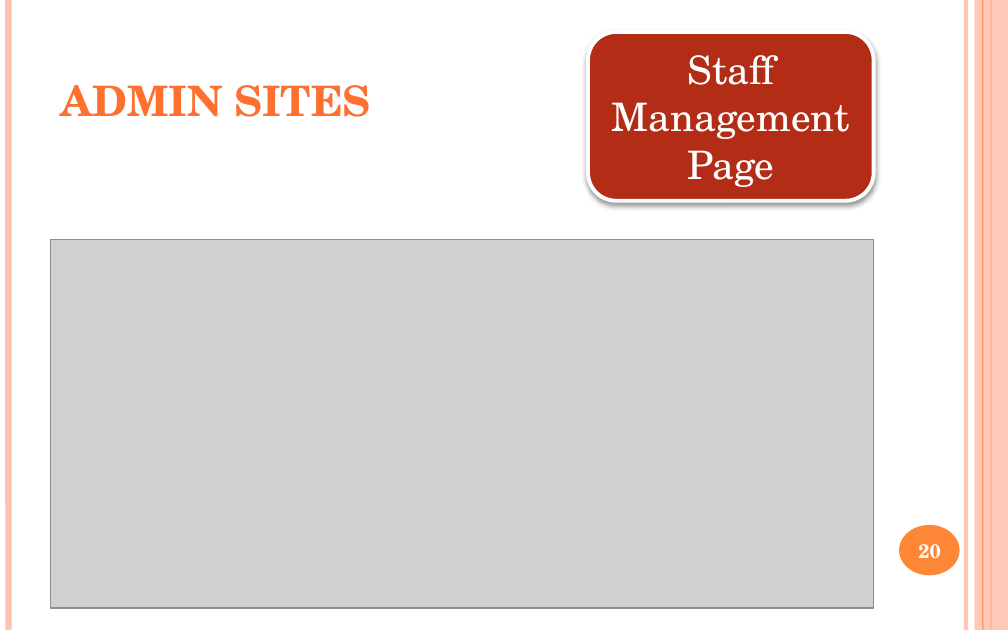
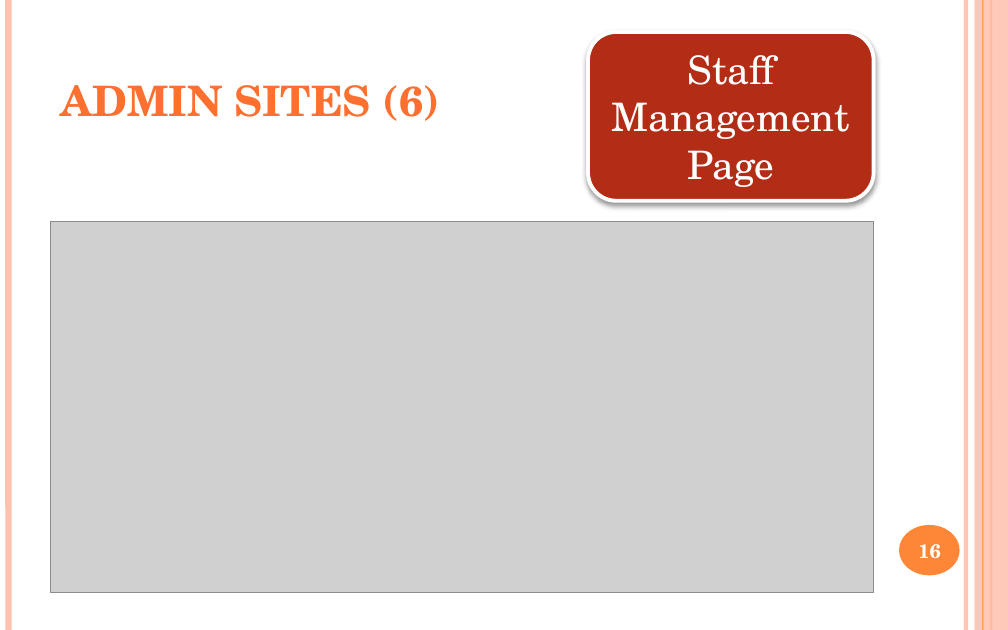
Before and after one commit to yutovsjohan/final_project, a slide deck: slide 16 of document_final/final_project.pptx (slide 20 before the commit). Drawn at 1008x630 pixels with LibreOffice and Linux fonts; fonts in the diff are those of the drawing; grey boxes stand for pictures. Boxes give left, top, right and bottom in pixels: in the first picture for what was removed or moved away, otherwise in the second. Text is boxed around its words. In the diff, an @@ line names an element or a change of style, - is before the commit and + after.

Commit message:
role, product management
- add Role management (add, edit, delete)
- add product detail admin (add, upload image, edit)
- fix error, update code, update UI

```diff
--- a/document_final/final_project.pptx
+++ b/document_final/final_project.pptx
@@ title at box(60, 85, 440, 121): text changed @@
-ADMIN SITES
+ADMIN SITES (6)
@@ picture: place and size @@
-picture at box(50, 240, 874, 609)
+picture at box(50, 222, 874, 593)
@@ page number at box(918, 544, 941, 559): text changed @@
-20
+16
```
Also in this commit, not shown: 13 other slides changed, 18 slides added, 41 other files.
